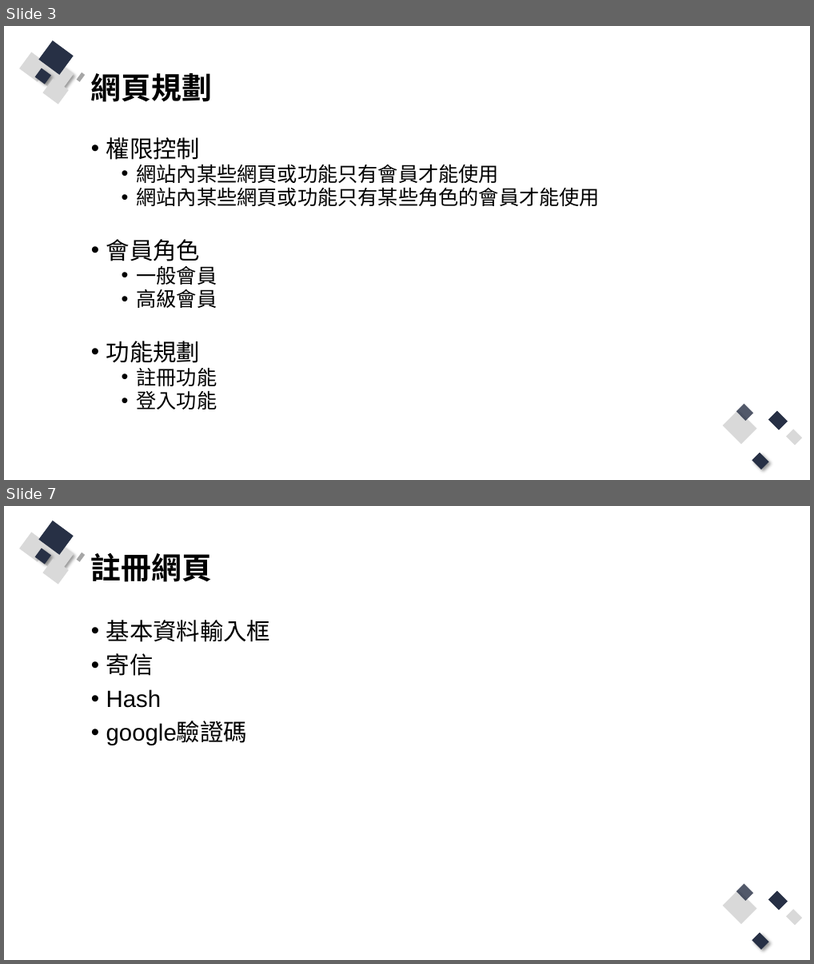
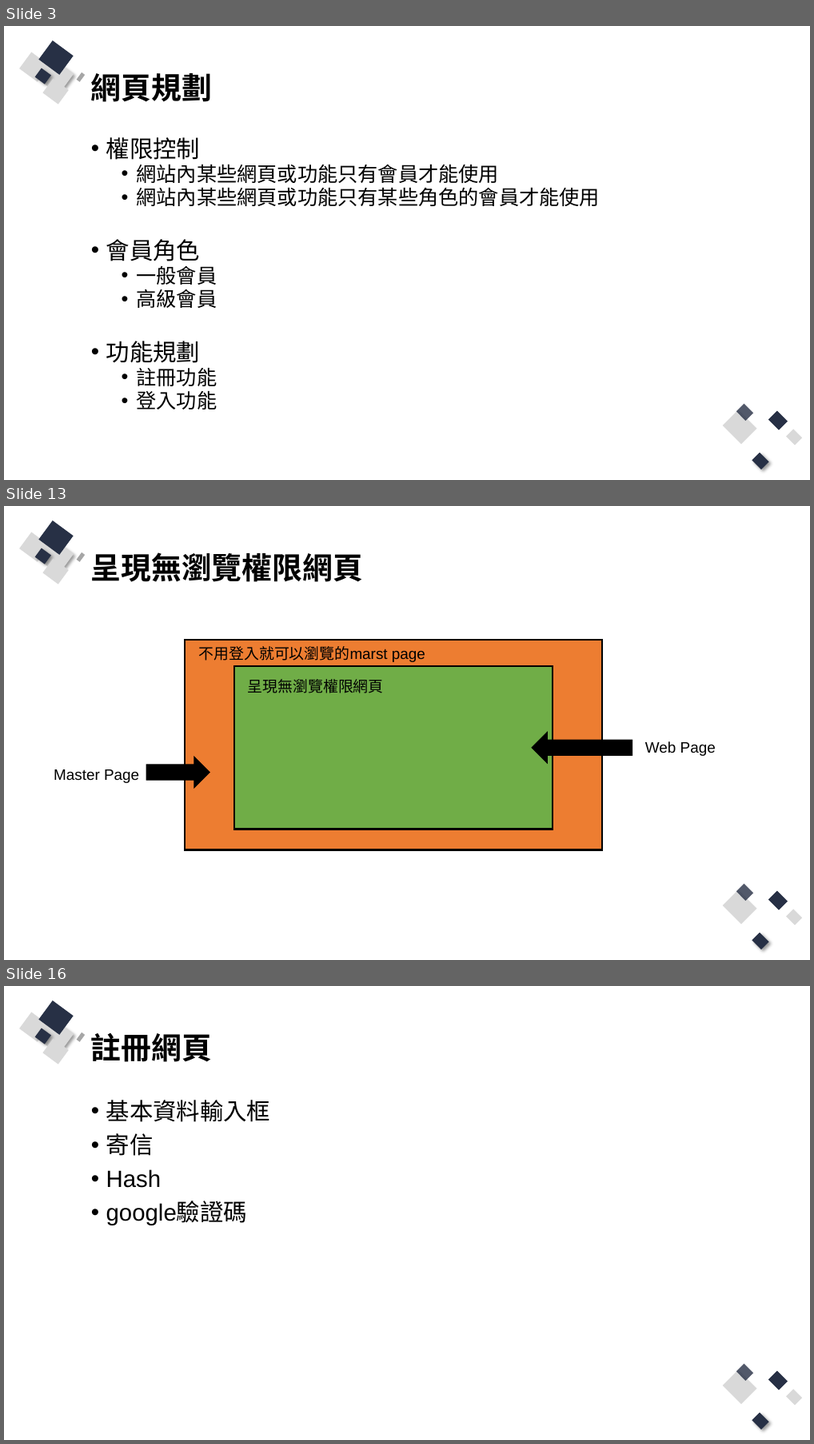
Before and after one commit to Q81JIAXIONG/-, a slide deck: 投影片/4.實作-帳號註冊、登入網頁.pptx. Shown one above the other, each under a label of ours: slides 3 and 7 before the commit, slides 3, 13 and 16 after it; the slides between them are not shown. The pictures are 814x964 and 814x1444 pixels, drawn with LibreOffice and Linux fonts; fonts in the diff are those of the drawing. Boxes give left, top, right and bottom in pixels: in the first picture for what was removed or moved away, otherwise in the second. Text is boxed around its words. In the diff, an @@ line names an element or a change of style, - is before the commit and + after.

```diff
--- a/投影片/4.實作-帳號註冊、登入網頁.pptx
+++ b/投影片/4.實作-帳號註冊、登入網頁.pptx
@@ slide 13 added at <box>4,506,810,960</box>, background #FFFFFF; not listed: 13 template elements that a slide beside it also shows @@
@@ title added at <box>91,552,363,582</box>, 36 pt, text #000000, bold @@
+呈現無瀏覽權限網頁
@@ rectangle added at <box>185,640,602,850</box>, fill #ED7D31, outline #000000 2.25 pt @@
@@ text added at <box>199,646,426,662</box>, 18 pt, text #000000 @@
+不用登入就可以瀏覽的marst page
@@ rectangle added at <box>234,666,553,829</box>, fill #70AD47, outline #000000 2.25 pt @@
@@ text added at <box>248,679,384,693</box>, 18 pt, text #000000 @@
+呈現無瀏覽權限網頁
@@ right arrow added at <box>532,732,633,763</box>, fill #000000, outline #000000 1 pt @@
@@ text added at <box>646,741,716,756</box>, 18 pt, text #000000 @@
+Web Page
@@ text added at <box>54,769,139,783</box>, 18 pt, text #000000 @@
+Master Page
@@ right arrow added at <box>146,756,210,788</box>, fill #000000, outline #000000 1 pt @@
@@ what was slide 7 is now slide 16 @@
```
Also in this commit, not shown: 4 slides changed, 7 other slides added, 23 other files.
